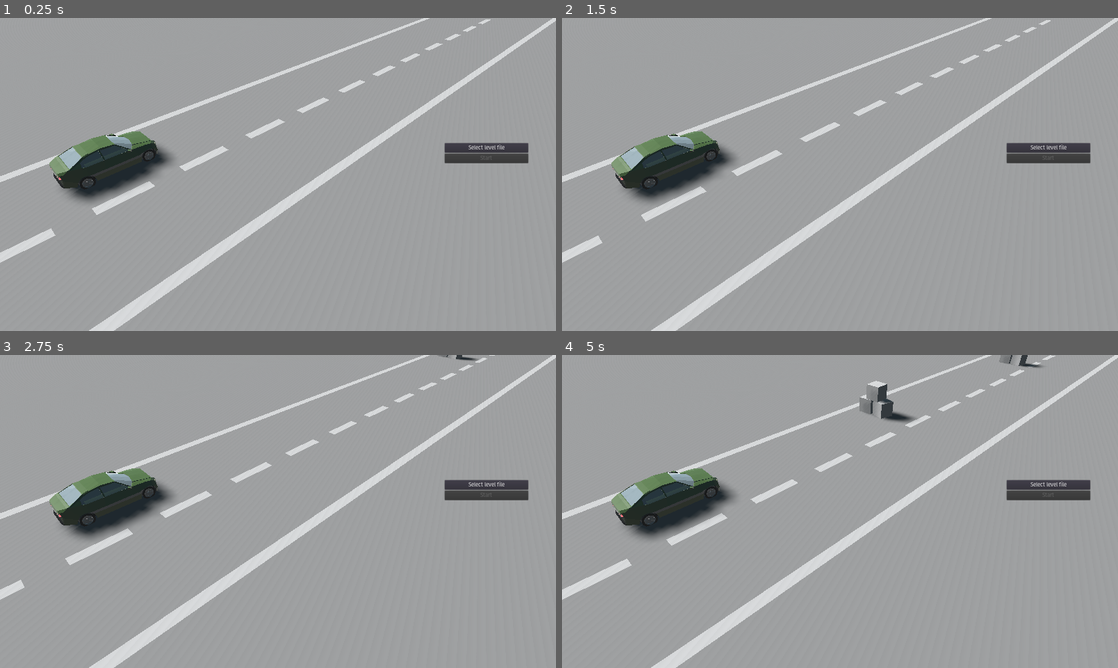
Above: before the commit, frames 1-4 (two rows, left to right).
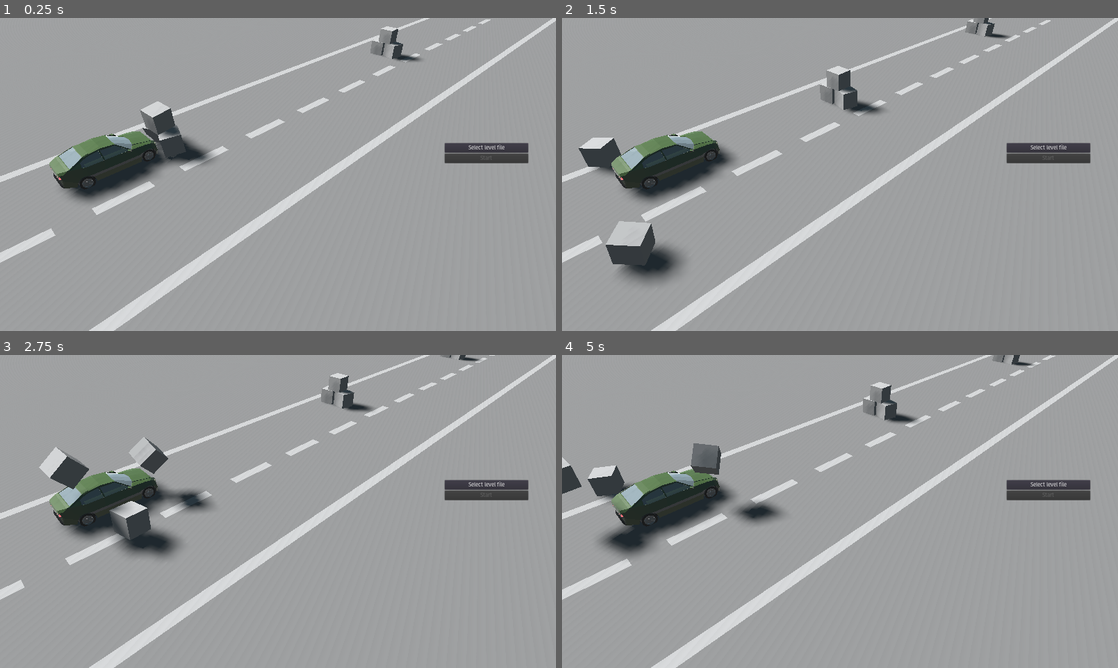
Above: after the commit, the same moments.

Repository: 12Boti/CarEdu
Game: Godot game, scene res://MenuScene.tscn
Same seed, same stepped clock (60 frames per second), same inputs: the game is played once before the commit and once after it.
Inputs:
- Up to frame 1 (0.25 s): no input
- Up to frame 2 (1.5 s): hold D (change_lane_right) 0.53-1.28 s; hold A (change_lane_left) from 1.28 s (still down)
- Up to frame 3 (2.75 s): release A (change_lane_left) at 2.03 s; hold D (change_lane_right) from 2.03 s (still down)
- Up to frame 4 (5 s): release D (change_lane_right) at 3.53 s; hold A (change_lane_left) from 3.53 s (still down)

The runs differ from the first frame. In frame 1, 1.7% of the frame differs, in the area x 25-76%, y 2-48%; in frame 2, 3.5%, in the area x 3-81%, y 0-86%; in frame 3, 3.4%; in frame 4, 2.9%.

Commit message:
spawn initial boxes, randomize

Diff:
--- a/Main.gd
+++ b/Main.gd
@@ -32,6 +32,7 @@
 
 var time_until_menu_boxes := 2.0
 var current_time_until_menu_boxes := time_until_menu_boxes
+var menu_boxes_spawn_distance := 4.5
 
 func _ready():
 	# start in a lane
@@ -44,6 +45,11 @@
 	road_shader.set_shader_param("stripe_dist", 8.0/ground_size.y)
 	road_shader.set_shader_param("stripe_len", 5.0/ground_size.y)
 	road_shader.set_shader_param("line_width", 0.5/ground_size.x)
+	# spawn initial boxes
+	var t := menu_boxes_spawn_distance
+	while t > 0:
+		call_deferred("add_child", make_boxes(t, Side.LEFT, ""))
+		t -= time_until_menu_boxes
 
 func _physics_process(delta: float):
 	if Engine.editor_hint:
@@ -53,7 +59,7 @@
 			current_time_until_menu_boxes -= delta
 			if current_time_until_menu_boxes <= 0:
 				current_time_until_menu_boxes = time_until_menu_boxes
-				call_deferred("add_child", make_boxes(4.5, Side.LEFT, ""))
+				call_deferred("add_child", make_boxes(menu_boxes_spawn_distance, Side.LEFT, ""))
 		State.STARTING:
 			current_time_until_start -= delta
 			if current_time_until_start <= 0:
--- a/Menu.gd
+++ b/Menu.gd
@@ -19,6 +19,7 @@
 var score := 0
 
 func _on_StartButton_pressed():
+	randomize()
 	match level_data.type:
 		"collect":
 			var boxes := []
